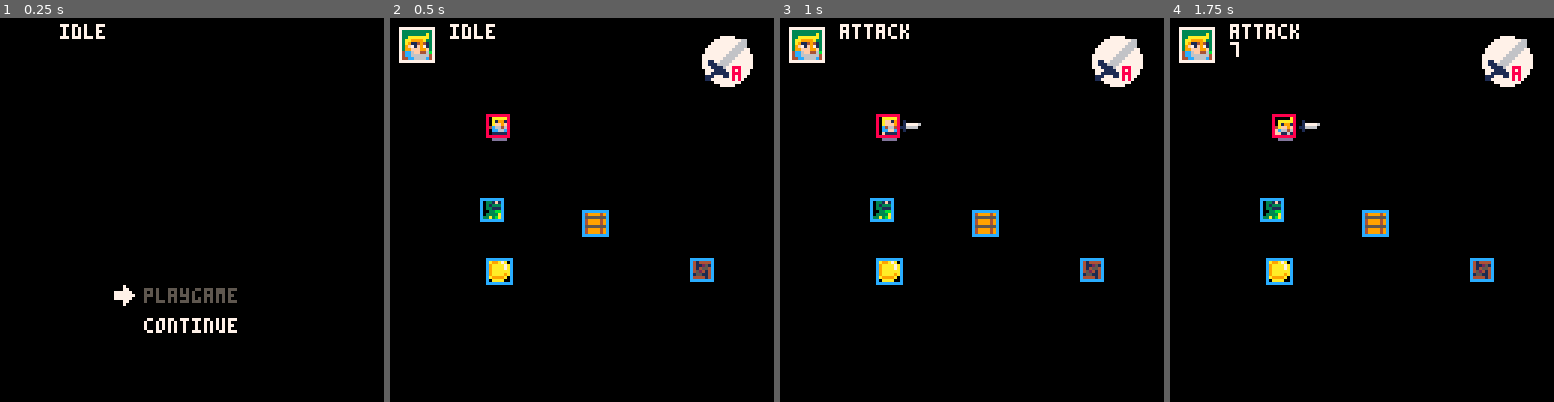
Above: before the commit, frames 1-4 (left to right).
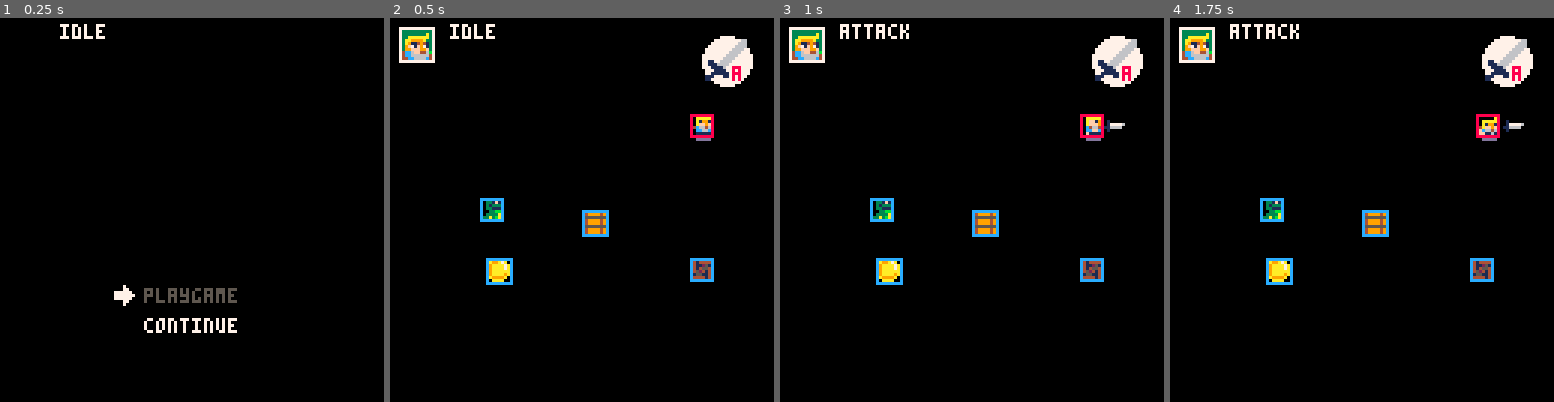
Above: after the commit, the same moments.

Repository: yuwangyu-Hub/pico8arpg
Game: PICO-8 cartridge arpg.p8
Same seed, same stepped clock (60 frames per second), same inputs: the game is played once before the commit and once after it.
Inputs:
- Up to frame 1 (0.25 s): no input
- Up to frame 2 (0.5 s): tap X (X key) at 0.33 s
- Up to frame 3 (1 s): tap O (Z key) at 0.7 s
- Up to frame 4 (1.75 s): tap X (X key) at 1.07 s; hold Right from 1.6 s (still down); tap O (Z key) at 1.7 s

Frame 1 is identical in both runs. In frame 2, 0.8% of the frame differs, in the area x 25-85%, y 25-33%; in frame 3, 0.9%; in frame 4, 1.0%, in the area x 15-93%, y 6-33%.

Commit message:
25-7-3
重新调整整个碰撞构架-0.1

Diff:
--- a/action.lua
+++ b/action.lua
@@ -24,15 +24,32 @@
 		end,
 		move = function()
 			--sb.speed = nomalize(sb,.7,1)
-			local _obj=cdis(obj,wy)
-			local colldire=checkdir(_obj,sb)--检测方向
-			debug = colldire
-			if ck_sthcoll(_obj,sb,0,0,0,0) then --检测物体与主角之间碰撞
-				move_and_push(_obj,sb,colldire)
+			local direnum=(colldire+1)/2
+			if checkcoll_edge(near_o,wy,colldire) then --如果在边缘
+				if  coll_date[direnum][6]==1 then --检测x方向
+						if abs(near_o.x-(wy.x+wy.w))<=3 and wy.dire==coll_date[direnum][1] then
+							wy.spd.spx=-wy.speed
+							wy.spd.spy=0
+						elseif abs((near_o.x+near_o.w)-wy.x)<=3 and wy.dire==coll_date[direnum][1] then
+							wy.spd.spx=wy.speed
+							wy.spd.spy=0
+						end
+				elseif coll_date[direnum][7]==1 then--检测y方向
+						if abs(near_o.y-(wy.y+wy.h))<=3 and wy.dire==coll_date[direnum][1] then
+							wy.spd.spx=0
+							wy.spd.spy= -wy.speed
+						elseif abs((near_o.y+near_o.h)-wy.y)<=3 and wy.dire==coll_date[direnum][1] then
+							wy.spd.spx=0
+							wy.spd.spy=wy.speed
+						end
+				end
 			else
 				move(sb)
-				move_anim(sb)
 			end
+
+
+			move_anim(sb)
+
 			if sb.dire==0 then
 				sb.move_t=0
 				sb.state=sb.allstate.idle
@@ -76,6 +93,28 @@
 				sb.state=sb.allstate.idle
 			end
 		end,
+		push=function()
+			--local colldire=checkdir(near_o,wy)--检测方向
+			--move_and_push(near_o,sb,colldire)
+			if near_o.type=="fixed" then
+				if wy.dire ==1 then
+					wy.spd.spx=0
+					wy.spd.spy=diry[wy.dire]*wy.speed*1
+				elseif wy.dire ==3 then
+					wy.spd.spx=dirx[wy.dire]*wy.speed*1
+					wy.spd.spy=0
+				elseif wy.dire ==5 then
+					wy.spd.spx=0
+					wy.spd.spy=diry[wy.dire]*wy.speed*1
+				elseif wy.dire ==7 then
+					wy.spd.spx=dirx[wy.dire]*wy.speed*1
+					wy.spd.spy=0
+				end
+			elseif near_o.type=="move" then
+				pushsth(near_o,wy)
+			end
+			pull_anim(wy)
+		end,
 		hurt=function()
 			hurtmove(sb)
 			hurt_anim(sb)
--- a/draw.lua
+++ b/draw.lua
@@ -75,8 +75,14 @@
 	_sb.move_t+=.2
 	_sb.frame=_sb.sprs.move[ceil(_sb.move_t%#_sb.sprs.move)]
 end
-function pull_anim(_sb,_colldire)
-    _sb.frame=_sb.sprs.push[(_colldire+1)/2]
+function pull_anim(_sb)
+    if(wy.dire!=0) then
+        if wy.dire%2==1 then
+            _sb.frame=_sb.sprs.push[(wy.dire+1)/2]
+        else
+            _sb.frame=_sb.sprs.push[(wy.dire)/2]
+        end
+    end
 end
 function hurt_anim(_sb)
     _sb.frame=_sb.sprs.hurt
--- a/main.lua
+++ b/main.lua
@@ -16,6 +16,7 @@
 character={} --NPC
 item={}--物品：获取
 obj={}--物体：分为两种，可推动的物体和不可推动的物体
+near_o=nil--最近物品
 cb_line={}--碰撞盒
 iscollFlip=false --是否碰撞翻转
 debug=""
@@ -28,6 +29,14 @@
 	makeobj(3,32,80,8,8,0,0,0,0)--coin
 	en_snake_data()
 end
+
+coll_date={
+		{1,2,8,3,7,0,1},
+		{3,2,4,1,5,1,0},
+		{5,4,6,3,7,0,1},
+		{7,8,6,1,3,1,0}}--与碰撞相同的方向、四个其他方向、x、y
+
+
 function _update()
 	_upd()
 end
--- a/role.lua
+++ b/role.lua
@@ -26,15 +26,17 @@
 		jump="jump",--跳跃（需获取道具）
 		archery="archery",--射箭
 		roll="roll",
+		push="push",
 		hurt="hurt",
 		death="death"
 	}
     wy.state=wy.allstate.idle
-    wy.x=32
+    wy.x=100
     wy.y=32
 	wy.w=7
 	wy.h=7 --精灵大小
     wy.speed=1
+	wy.iscoll=false
 	wy.isroll=false
     wy.rollspeed=3
 	wy.roll_t=0
@@ -45,7 +47,7 @@
     wy.sprs={
         idle=2,
         move={1,2,3,4},
-		push={13,15,13,14},
+		push={13,15,13,14}, --1(1),2(3),3(5),4()
         roll={5,6,6,7,7,5},
         attack={8,9,10},
 		hurt=11,
@@ -60,7 +62,6 @@
 --普通A：随机移动
 --普通B：先随机移动，后发现攻击
 --Boss：多种攻击手段
---蛇
 function en_snake_data()
     sk=makerole()
 	sk.allstate={
--- a/universal_tools.lua
+++ b/universal_tools.lua
@@ -129,17 +129,18 @@
 	return mdis_o
 end
 --当靠近物体碰撞时，不同的条件触发不同的效果
-function move_and_push(_obj,_sb,_colldire)
+function move_and_push(_obj,_sb,_colldire) --_colldire:物体在主角的方向
 	local d_date={
 		{1,2,8,3,7,0,1}, --与碰撞相同的方向、四个其他方向、x、y
 		{3,2,4,1,5,1,0},
 		{5,4,6,3,7,0,1},
 		{7,8,6,1,3,1,0}}
 	if _colldire==1 or _colldire==3 or _colldire==5 or _colldire==7 then--与物体碰撞的物体方向
+
 		local direnum=(_colldire+1)/2
 		if _sb.dire==d_date[direnum][1] then --当前移动方向
-			if checkcolledge(_obj,_sb,_colldire) then
-				if  d_date[direnum][6]==1 then --x==1
+			if checkcoll_edge(_obj,_sb,_colldire) then
+				if  d_date[direnum][6]==1 then --检测x方向
 					if abs(_obj.x-(_sb.x+_sb.w))<=3 and _sb.dire==d_date[direnum][1] then
 						_sb.spd.spx=-_sb.speed
 						_sb.spd.spy=0
@@ -147,7 +148,7 @@
 						_sb.spd.spx=_sb.speed
 						_sb.spd.spy=0
 					end
-				elseif d_date[direnum][7]==1 then--y==1
+				elseif d_date[direnum][7]==1 then--检测y方向
 					if abs(_obj.y-(_sb.y+_sb.h))<=3 and _sb.dire==d_date[direnum][1] then
 						_sb.spd.spx=0
 						_sb.spd.spy= -_sb.speed
@@ -165,16 +166,12 @@
 				end
 				pull_anim(_sb,_colldire)
 			end
-		elseif _sb.dire==d_date[direnum][2] or _sb.dire==d_date[direnum][3] or _sb.dire==d_date[direnum][4] or _sb.dire==d_date[direnum][5] then
+		elseif _sb.dire==d_date[direnum][2] or _sb.dire==d_date[direnum][3] then
 			_sb.spd.spx=dirx[_sb.dire]*_sb.speed*d_date[direnum][6]
 			_sb.spd.spy=diry[_sb.dire]*_sb.speed*d_date[direnum][7]
-			if _sb.dire==d_date[direnum][2] or _sb.dire==d_date[direnum][3] then
-				pull_anim(_sb,_colldire)
-			else
-				move_anim(_sb)
-			end
+			pull_anim(_sb,_colldire)
 		else
-			move(_sb)
+			_sb.state=_sb.allstate.move
 		end
 	else --2468
 		check_Diagonal(_colldire,_sb)
@@ -194,7 +191,7 @@
 		end
 	end
 end
-function checkcolledge(_obj,_sb,_colldire)--检测是否在碰撞斜边缘，小于等于3的像素位置
+function checkcoll_edge(_obj,_sb,_colldire)--检测是否在碰撞斜边缘，小于等于3的像素位置
 	local sbcenter_x,sbcenter_y=_sb.x+_sb.w/2,_sb.y+_sb.h/2
 	local objcenter_x,objcenter_y=_obj.x+_obj.w/2,_obj.y+_obj.h/2
 	if _colldire==1 or _colldire==5 then
@@ -210,7 +207,7 @@
 	end
 end
 
-function pushsth(_obj,_sb,_colldire) --推物体
+function pushsth(_obj,_sb) --推物体
 	local pushspd=1
 	if _sb.dire%2==1 then
 		local xsum=pushspd*dirx[_sb.dire]
--- a/update.lua
+++ b/update.lua
@@ -2,9 +2,42 @@
 	wyfsm(wy)--主角的行为
 	--chase(snake,wy)
 	spr_flip(wy)
+	--wy.y+=1
+
+	near_o=cdis(obj,wy)
+	colldire=checkdir(near_o,wy)
+	if ck_sthcoll(near_o,wy,0,0,0,0) then--检测物体与主角之间碰撞
+		if not wy.iscoll then
+			wy.spd.spx=0
+			wy.spd.spy=0
+			wy.iscoll=true
+		end
+		if colldire==1 or colldire==3 or colldire==5 or colldire==7 then--物体在角色的正方向（1357）
+			local direnum=(colldire+1)/2
+			if checkcoll_edge(near_o,wy,colldire) then --如果在边缘
+				wy.state=wy.allstate.move
+			else --不在边缘
+				if wy.dire==coll_date[direnum][1] then --当前移动方向=物体所在对象方向
+					wy.state=wy.allstate.push
+				elseif wy.dire==coll_date[direnum][2] or wy.dire==coll_date[direnum][3] then
+					wy.spd.spx=dirx[wy.dire]*wy.speed*coll_date[direnum][6]
+					wy.spd.spy=diry[wy.dire]*wy.speed*coll_date[direnum][7]
+					pull_anim(wy)
+				else
+					wy.state=wy.allstate.idle
+				end
+			end
+		else --物体在角色的直对角线位置2468
+			check_Diagonal(colldire,wy)
+		end
+	else
+		wy.iscoll=false
+	end
+
 	if checkhurt(wy) then
 		wy.state=wy.allstate.hurt
 	end
+
 end
 function update_mamenu()
 	blinkt+=1
Not shown, changed: .DS_Store
